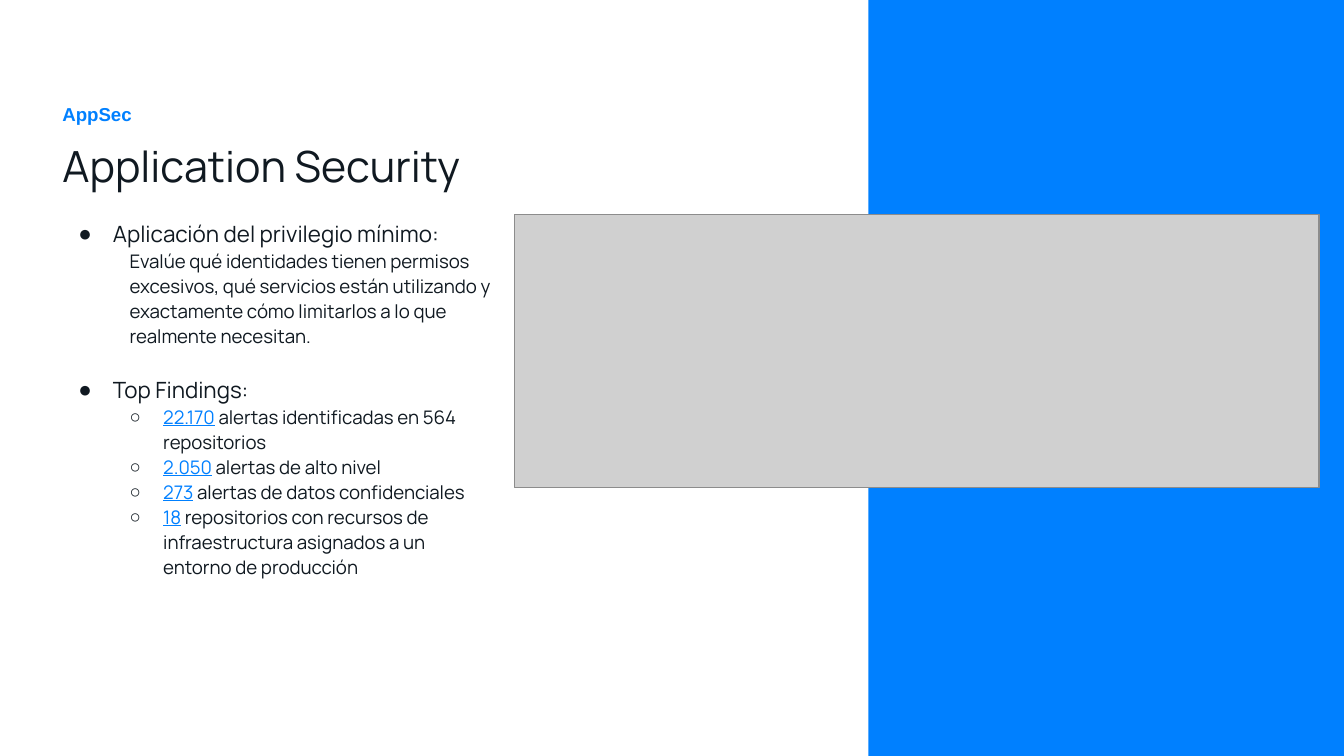
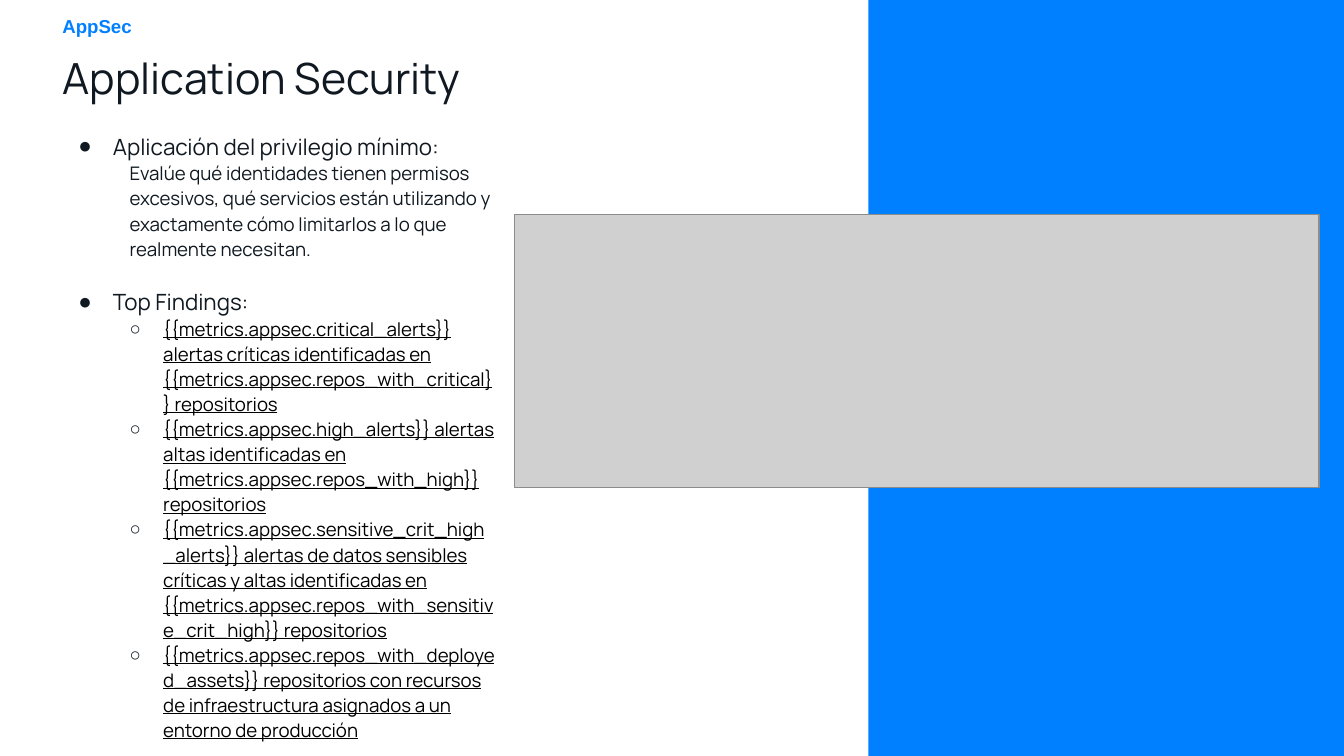
Before and after one commit to igorlopes-orca/automation-poc-report, a slide deck: slide 10 of templates/poc_report_es.pptx. Drawn at 1344x756 pixels with LibreOffice and Linux fonts; fonts in the diff are those of the drawing; grey boxes stand for pictures; background and template pictures are left out. Boxes give left, top, right and bottom in pixels: in the first picture for what was removed or moved away, otherwise in the second. Text is boxed around its words. In the diff, an @@ line names an element or a change of style, - is before the commit and + after.

Commit message:
feat: add support for appsec slide

```diff
--- a/templates/poc_report_es.pptx
+++ b/templates/poc_report_es.pptx
@@ text at (163,319,494,742): text changed; text colour #101921 to #000000 @@
-  ○ 22.170 alertas identificadas en 564 repositorios
-  ○ 2.050 alertas de alto nivel
-  ○ 273 alertas de datos confidenciales
-  ○ 18 repositorios con recursos de infraestructura asignados a un entorno de producción
+  ○ {{metrics.appsec.critical_alerts}} alertas críticas identificadas en {{metrics.appsec.repos_with_critical}} repositorios
+  ○ {{metrics.appsec.high_alerts}} alertas altas identificadas en {{metrics.appsec.repos_with_high}} repositorios
+  ○ {{metrics.appsec.sensitive_crit_high_alerts}} alertas de datos sensibles críticas y altas identificadas en {{metrics.appsec.repos_with_sensitive_crit_high}} repositorios
+  ○ {{metrics.appsec.repos_with_deployed_assets}} repositorios con recursos de infraestructura asignados a un entorno de producción
```
Also in this commit, not shown: 9 other files.
